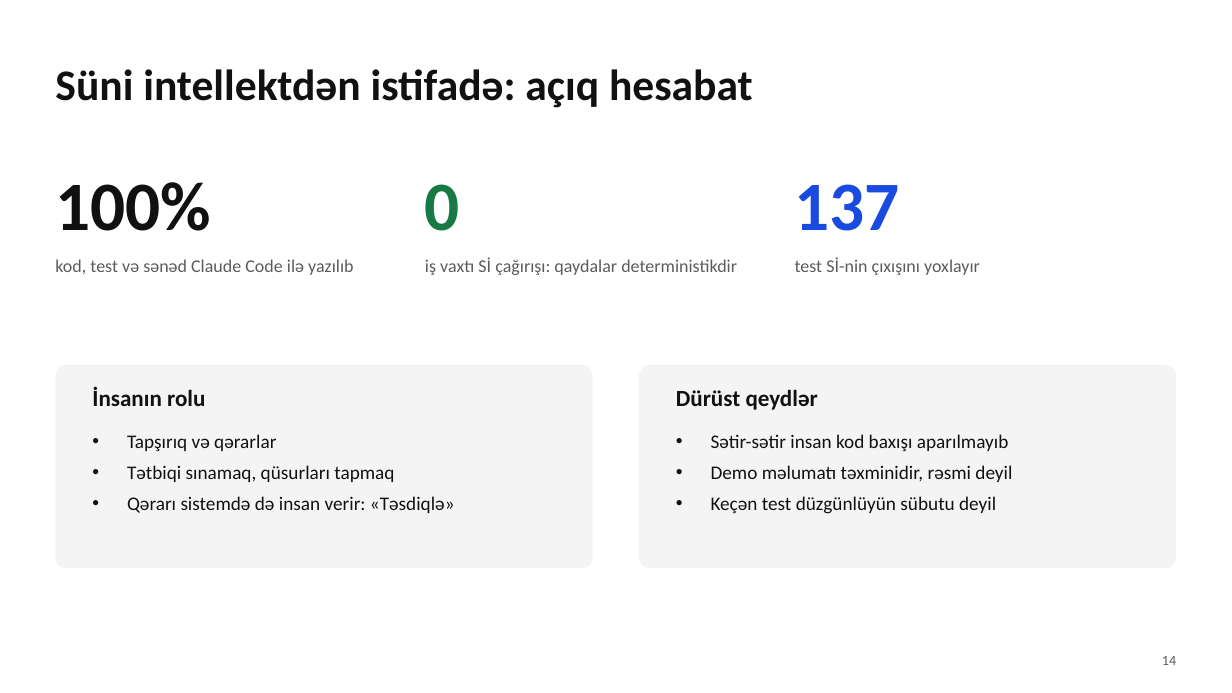
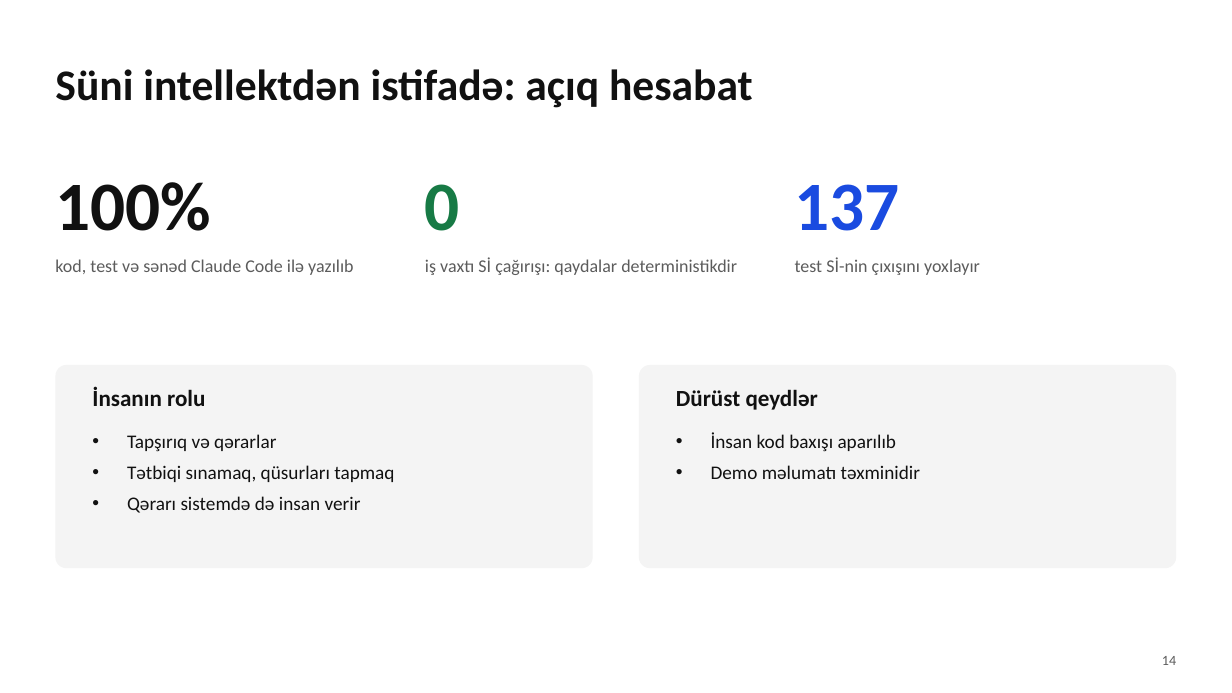
Before and after one commit to rovsenrza/Urban-Crisis-Crowd-Evacuation-Engine, a slide deck: slide 14 of docs/presentation/evakuasiya-mudafie.pptx. Drawn at 1232x693 pixels with LibreOffice and Linux fonts; fonts in the diff are those of the drawing. Boxes give left, top, right and bottom in pixels: in the first picture for what was removed or moved away, otherwise in the second. Text is boxed around its words. In the diff, an @@ line names an element or a change of style, - is before the commit and + after.

```diff
--- a/docs/presentation/evakuasiya-mudafie.pptx
+++ b/docs/presentation/evakuasiya-mudafie.pptx
@@ text at [711, 433, 920, 479]: text changed @@
-• Sətir-sətir insan kod baxışı aparılmayıb
-• Demo məlumatı təxminidir, rəsmi deyil
-• Keçən test düzgünlüyün sübutu deyil
+• İnsan kod baxışı aparılıb
+• Demo məlumatı təxminidir
@@ text at [127, 496, 361, 513]: text changed @@
-• Qərarı sistemdə də insan verir: «Təsdiqlə»
+• Qərarı sistemdə də insan verir
```
Also in this commit, not shown: 2 other slides changed, 1 slide added, 1 slide removed, 1 other file.
